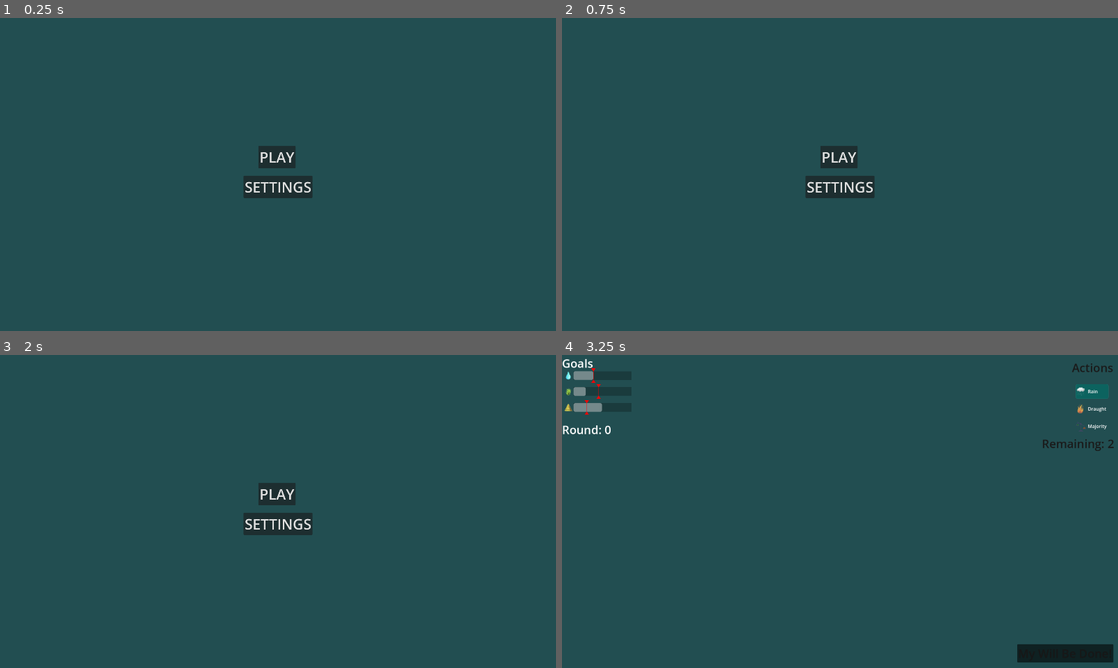
Above: before the commit, frames 1-4 (two rows, left to right).
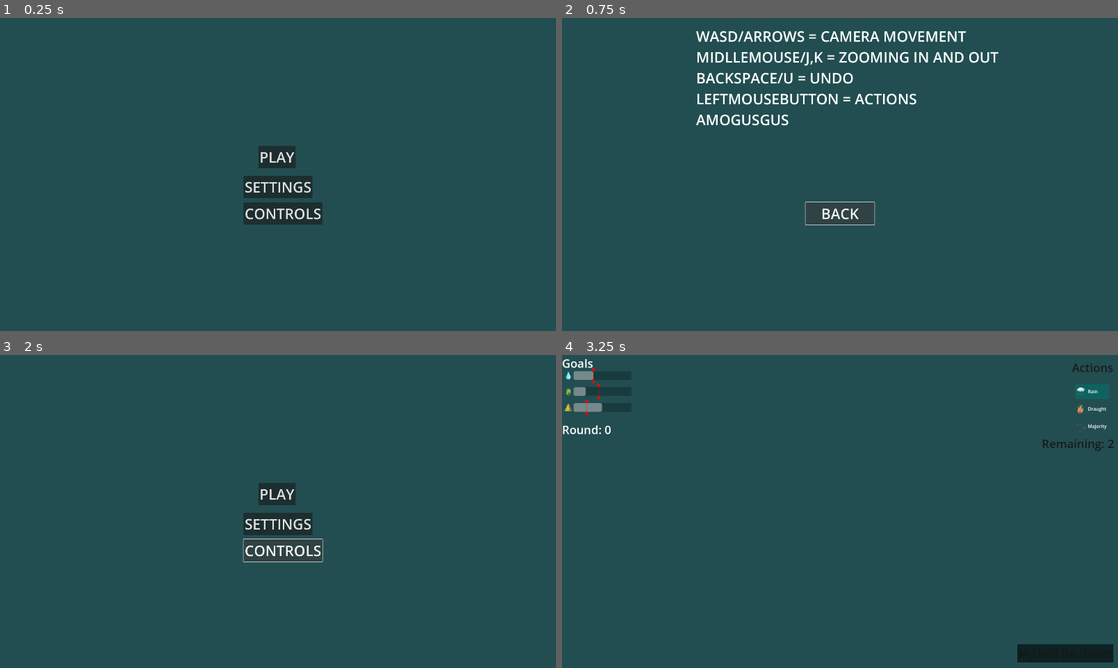
Above: after the commit, the same moments.

Repository: matouseek/game_jam_24
Game: Godot game, scene res://scenes/menu.tscn
Same seed, same stepped clock (60 frames per second), same inputs: the game is played once before the commit and once after it. The engine's default icon, where the game draws it, is replaced by a stand-in: a white triangle on a blue panel in a dark square.
Inputs (mouse positions are in pixels of both pictures, inside the frame that each line leads up to):
- Up to frame 1 (0.25 s): no input
- Up to frame 2 (0.75 s): click (845, 212) at 0.5 s, where only the run after the commit has a clickable "CONTROLS"
- Up to frame 3 (2 s): click (278, 549) at 1.25 s, where only the run after the commit has a clickable "BACK"
- Up to frame 4 (3.25 s): click "PLAY" at 2 s; tap Enter (ui_accept) at 2.75, 3.02 s; move the mouse to (962, 495) at 2.77 s; press the mouse at (962, 495) at 2.78 s; hold D (right) from 2.78 s (still down)

The runs differ from the first frame. In frame 1, 1.0% of the frame differs, in the area x 43-58%, y 58-66%; in frame 2, 4.5%, in the area x 24-79%, y 4-67%; in frame 3, 0.3%; in frame 4, nothing differs.

Commit message:
Color picking fixed + Controls

Diff:
--- a/scenes/audio_settings.tscn
+++ b/scenes/audio_settings.tscn
@@ -115,23 +115,11 @@
 text = "SELECT YOUR
 BACKGROUND"
 
-[node name="ColorPickerButton" type="ColorPickerButton" parent="."]
+[node name="CP" type="ColorPicker" parent="Background"]
 visible = false
-anchors_preset = -1
-anchor_left = 0.0265625
-anchor_top = 0.248148
-anchor_right = 0.182812
-anchor_bottom = 0.319444
-offset_left = -15.0
-offset_top = 226.0
-offset_right = 123.719
-offset_bottom = 297.51
-theme_override_colors/icon_normal_color = Color(0.905882, 0, 0, 1)
-theme_override_constants/outline_size = 5
-theme_override_font_sizes/font_size = 50
-text = "Pick Color"
-color = Color(0.839216, 0.945098, 0.921569, 1)
-metadata/_edit_use_anchors_ = true
+layout_mode = 0
+offset_right = 298.0
+offset_bottom = 576.0
 
 [connection signal="value_changed" from="SFX" to="." method="_on_sfx_value_changed"]
 [connection signal="value_changed" from="Music" to="." method="_on_music_value_changed"]
@@ -139,4 +127,4 @@
 [connection signal="pressed" from="MainMenu" to="." method="_on_main_menu_pressed"]
 [connection signal="pressed" from="DefaultBackground" to="." method="_on_default_background_pressed"]
 [connection signal="pressed" from="Background" to="." method="_on_background_pressed"]
-[connection signal="color_changed" from="ColorPickerButton" to="." method="_on_color_picker_button_color_changed"]
+[connection signal="color_changed" from="Background/CP" to="." method="_on_cp_color_changed"]
--- a/scenes/menu.tscn
+++ b/scenes/menu.tscn
@@ -28,5 +28,29 @@
 text = "SETTINGS"
 metadata/_edit_use_anchors_ = true
 
+[node name="Controls" type="Button" parent="."]
+offset_left = -119.0
+offset_top = 96.0
+offset_right = 119.0
+offset_bottom = 173.0
+theme_override_font_sizes/font_size = 50
+text = "CONTROLS"
+metadata/_edit_use_anchors_ = true
+
+[node name="Label" type="Label" parent="."]
+visible = false
+offset_left = -497.0
+offset_top = -512.0
+offset_right = 547.0
+offset_bottom = -155.0
+theme_override_font_sizes/font_size = 50
+text = "WASD/ARROWS = CAMERA MOVEMENT
+MIDLLEMOUSE/J,K = ZOOMING IN AND OUT
+BACKSPACE/U = UNDO
+LEFTMOUSEBUTTON = ACTIONS
+AMOGUSGUS"
+metadata/_edit_use_anchors_ = true
+
 [connection signal="pressed" from="Play" to="." method="_on_button_pressed"]
 [connection signal="pressed" from="Settings" to="." method="_on_settings_pressed"]
+[connection signal="pressed" from="Controls" to="." method="_on_controls_pressed"]
--- a/scripts/audio_settings.gd
+++ b/scripts/audio_settings.gd
@@ -3,10 +3,12 @@
 var sfx = 0
 var music = 0
 var show = false
+@onready var cp = $Background/CP
 
 func _ready() -> void:
 	$SFX.value = sfx
 	$Music.value = music
+	cp.color_modes_visible = false
 
 func _input(event: InputEvent) -> void:
 	if (event.is_action_pressed("settings")):
@@ -18,6 +20,7 @@
 			visible = !visible
 			HUD.visible = !HUD.visible
 			get_tree().paused = !get_tree().paused
+		cp.visible = false
 
 
 func _on_sfx_value_changed(value: float) -> void:
@@ -50,20 +53,18 @@
 	visible = false
 	get_tree().paused = false
 
-
-func _on_color_picker_button_color_changed(color: Color) -> void:
-	RenderingServer.set_default_clear_color(color)
-
-
 func _on_default_background_pressed() -> void:
-	$ColorPickerButton.color = Color("d6f1eb")
+	cp.color = Color("d6f1eb")
 	RenderingServer.set_default_clear_color(Color("d6f1eb"))
 
 
 func _on_background_pressed() -> void:
-	$ColorPickerButton.get_popup().visible = !show
-	show = !show
+	cp.visible = !cp.visible
 
 func tutorial():
 	$MusicPlayer.process_mode = Node.PROCESS_MODE_ALWAYS
 	process_mode = Node.PROCESS_MODE_DISABLED
+
+
+func _on_cp_color_changed(color: Color) -> void:
+	RenderingServer.set_default_clear_color(color)
--- a/scripts/menu.gd
+++ b/scripts/menu.gd
@@ -9,3 +9,12 @@
 func _on_settings_pressed() -> void:
 	visible = false
 	AS.visible = true
+
+
+func _on_controls_pressed() -> void:
+	var showed = $Label.visible
+	$Label.visible = !showed
+	$Play.visible = showed
+	$Settings.visible = showed
+	if (showed):$Controls.text = 'CONTROLS'
+	else: $Controls.text = 'BACK'
Not shown: 1 places in scenes/tutorial.tscn that only renumber resources
